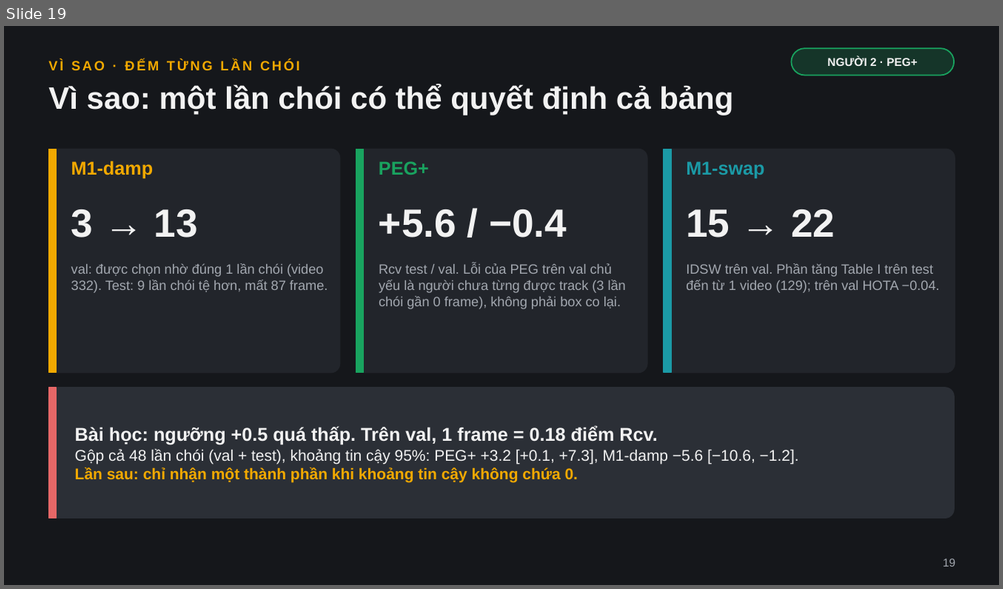
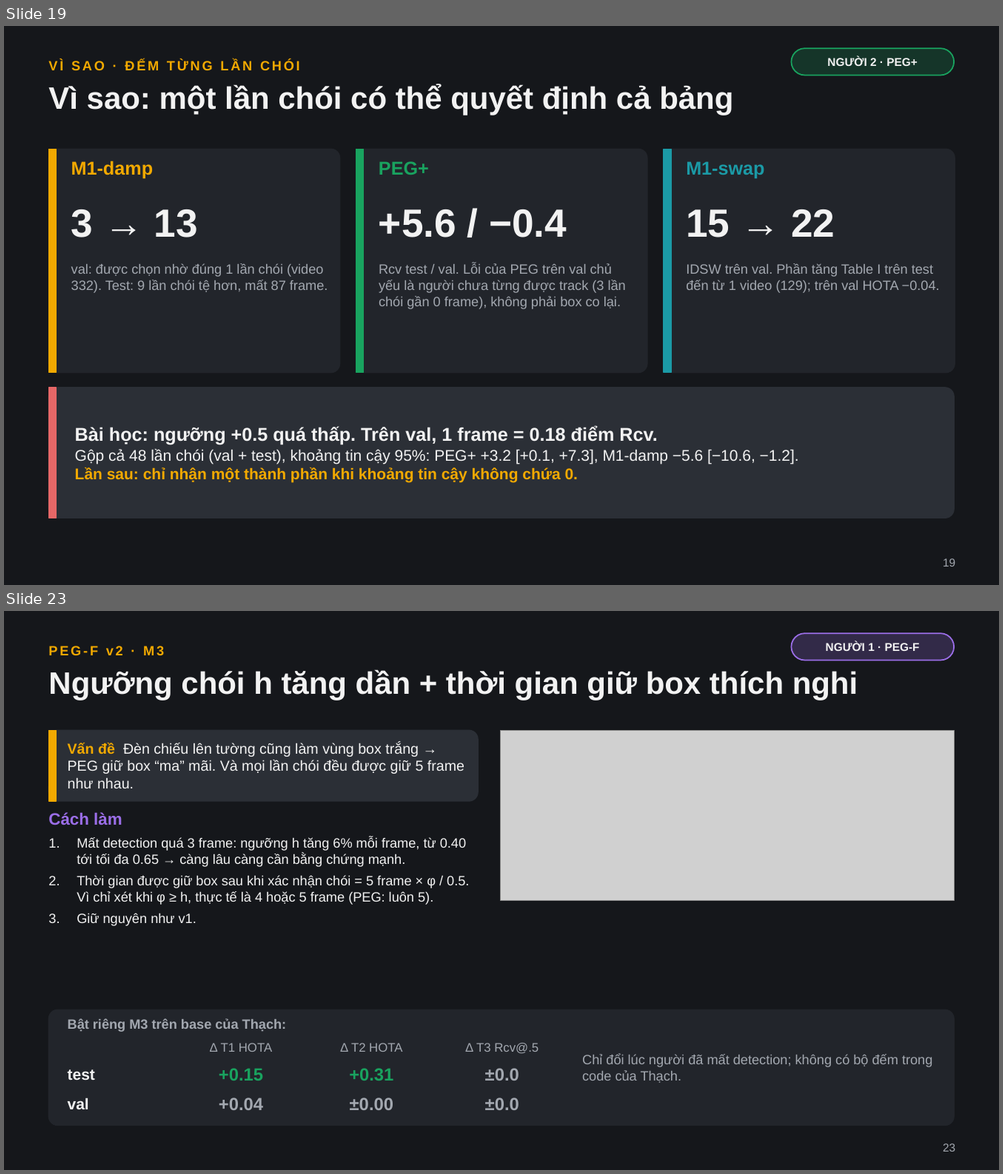
Before and after one commit to kain205/PEG, a slide deck: results/peg_f/PEG_F.pptx. Shown one above the other, each under a label of ours: slide 19 before the commit, slides 19 and 23 after it; the slides between them are not shown. The pictures are 1003x589 and 1003x1174 pixels, drawn with LibreOffice and Linux fonts; fonts in the diff are those of the drawing; grey boxes stand for pictures. Boxes give left, top, right and bottom in pixels: in the first picture for what was removed or moved away, otherwise in the second. Text is boxed around its words. In the diff, an @@ line names an element or a change of style, - is before the commit and + after.

```diff
--- a/results/peg_f/PEG_F.pptx
+++ b/results/peg_f/PEG_F.pptx
@@ slide 23 added at <box>4,611,999,1170</box>, background #15171B @@
@@ text added at <box>48,646,164,655</box>, 13 pt, text #F2A900, bold @@
+PEG-F v2 · M3
@@ rounded rectangle added at <box>791,633,954,661</box>, fill #9B6EE8 at 22% opacity, outline #9B6EE8 1.25 pt @@
@@ text added at <box>825,642,919,651</box>, 11 pt, text #F2F2F2, bold @@
+NGƯỜI 1 · PEG-F
@@ text added at <box>48,669,857,701</box>, 30 pt, text #F2F2F2, bold @@
+Ngưỡng chói h tăng dần + thời gian giữ box thích nghi
@@ rounded rectangle added at <box>48,730,478,801</box>, fill #2B2F36, outline #2B2F36 1 pt @@
@@ rectangle added at <box>48,730,57,801</box>, fill #F2A900, outline #F2A900 1 pt @@
@@ text added at <box>68,743,464,789</box>, 14 pt, text #F2F2F2 @@
+Vấn đề Đèn chiếu lên tường cũng làm vùng box trắng → PEG giữ box “ma” mãi. Và mọi lần chói đều được giữ 5 frame như nhau.
@@ picture added at <box>500,730,954,900</box> @@
@@ text added at <box>48,812,122,825</box>, 16 pt, text #9B6EE8, bold @@
+Cách làm
@@ text added at <box>77,837,469,926</box>, 13 pt, text #F2F2F2 @@
+1. Mất detection quá 3 frame: ngưỡng h tăng 6% mỗi frame, từ 0.40 tới tối đa 0.65 → càng lâu càng cần bằng chứng mạnh.
+2. Thời gian được giữ box sau khi xác nhận chói = 5 frame × φ / 0.5. Vì chỉ xét khi φ ≥ h, thực tế là 4 hoặc 5 frame (PEG: luôn 5).
+3. Giữ nguyên như v1.
@@ rounded rectangle added at <box>48,1010,954,1126</box>, fill #22252B, outline #22252B 1 pt @@
@@ text added at <box>68,1019,287,1032</box>, 13 pt, text #A3A8B0, bold @@
+Bật riêng M3 trên base của Thạch:
@@ text added at <box>210,1043,272,1052</box>, 12 pt, text #A3A8B0 @@
+Δ T1 HOTA
@@ text added at <box>340,1043,402,1052</box>, 12 pt, text #A3A8B0 @@
+Δ T2 HOTA
@@ text added at <box>465,1043,538,1054</box>, 12 pt, text #A3A8B0 @@
+Δ T3 Rcv@.5
@@ text added at <box>582,1054,932,1083</box>, 13 pt, text #A3A8B0 @@
+Chỉ đổi lúc người đã mất detection; không có bộ đếm trong code của Thạch.
@@ text added at <box>68,1070,95,1080</box>, 15 pt, text #F2F2F2, bold @@
+test
@@ text added at <box>219,1068,263,1081</box>, 17 pt, text #19A35F, bold @@
++0.15
@@ text added at <box>349,1068,393,1081</box>, 17 pt, text #19A35F, bold @@
++0.31
@@ text added at <box>485,1068,519,1081</box>, 17 pt, text #A3A8B0, bold @@
+±0.0
@@ text added at <box>68,1098,89,1110</box>, 15 pt, text #F2F2F2, bold @@
+val
@@ text added at <box>219,1098,263,1111</box>, 17 pt, text #A3A8B0, bold @@
++0.04
@@ text added at <box>350,1098,393,1111</box>, 17 pt, text #A3A8B0, bold @@
+±0.00
@@ text added at <box>485,1098,519,1111</box>, 17 pt, text #A3A8B0, bold @@
+±0.0
@@ text added at <box>942,1144,955,1152</box>, 11 pt, text #A3A8B0 @@
+23
```
Also in this commit, not shown: 2 slides changed, 12 other slides added, 21 other files.
